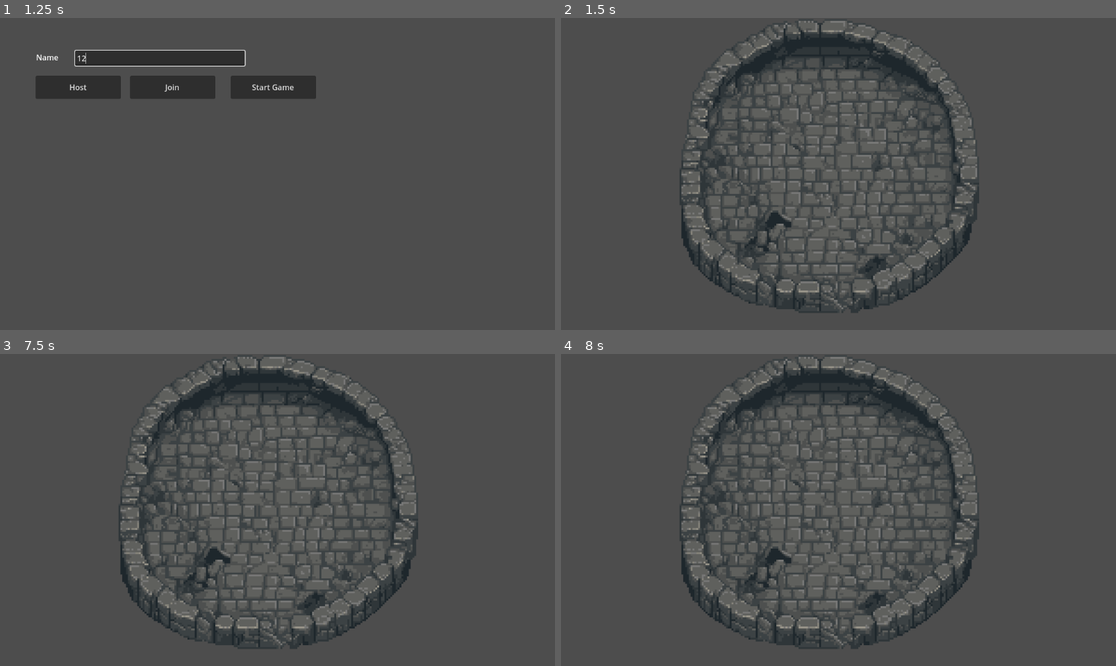
Above: before the commit, frames 1-4 (two rows, left to right).
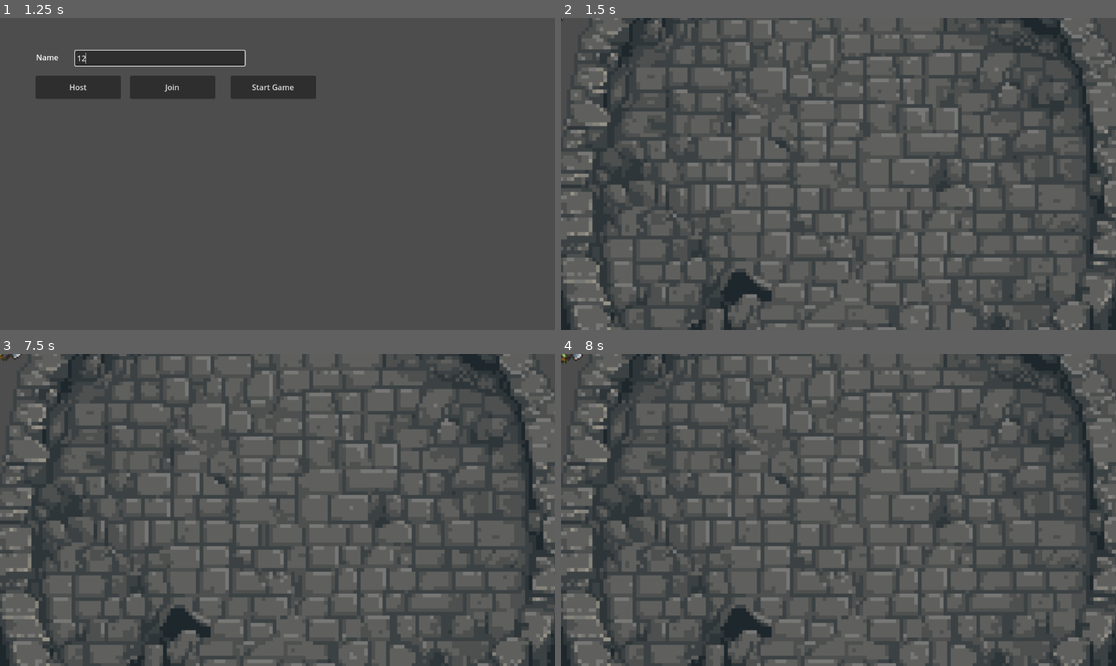
Above: after the commit, the same moments.

Repository: ClaySamuelC/mPact
Game: Godot game, scene res://multi/multiplayerScene.tscn
The game is run twice, just before and just after one commit, with the same random seed, the same clock (stepped at 60 frames per second) and the same inputs. The engine's default icon, where the game draws it, is replaced by a stand-in: a white triangle on a blue panel in a dark square.
Inputs (mouse positions are in pixels of both pictures, inside the frame that each line leads up to):
- Up to frame 1 (1.25 s): click (160, 58) at 0.52 s; type "12" at 0.6 s
- Up to frame 2 (1.5 s): click "Start Game" at 1.25 s
- Up to frame 3 (7.5 s): tap Enter at 2, 3.5, 5 s; move the mouse to (399, 494) at 2.02 s; hold Right (ui_right) 2.03-2.78 s; hold E (Charge, bound only after the commit) 2.03-2.78 s; click (399, 494) at 2.1 s; tap Space at 2.75, 4.25, 5.75 s; move the mouse to (166, 525) at 2.77 s; hold Down (ui_down) 2.78-3.53 s; tap E (Charge, bound only after the commit) every 1.5 s from 2.85 to 7.35 s; click (166, 525) at 3.05 s; move the mouse to (333, 441) at 3.52 s; hold Right (ui_right) 3.53-4.28 s; hold E (Charge, bound only after the commit) 3.53-4.28 s; click (333, 441) at 3.6 s; move the mouse to (249, 572) at 4.27 s; hold Up (ui_up) 4.28-5.03 s; click (249, 572) at 4.55 s; move the mouse to (444, 556) at 5.02 s; hold E (Charge, bound only after the commit) 5.03-5.78 s; hold Left (ui_left) 5.03-6.53 s; click (444, 556) at 5.1 s; move the mouse to (111, 463) at 5.77 s; click (111, 463) at 6.05 s; move the mouse to (305, 510) at 6.52 s; hold Down (ui_down) 6.53-7.28 s; hold E (Charge, bound only after the commit) 6.53-7.28 s; click (305, 510) at 6.6 s; move the mouse to (194, 432) at 7.27 s; hold Right (ui_right) from 7.28 s (still down)
- Up to frame 4 (8 s): keep holding Right (ui_right); click (755, 432) at 7.55 s

Frame 1 is identical in both runs. In frame 2, 27% of the frame differs, in the area x 0-100%, y 0-100%; in frame 3, 27%; in frame 4, 27%.

Commit message:
pjhero first pass

Diff:
--- /dev/null
+++ b/multi/PjHero.gd
@@ -0,0 +1,96 @@
+extends CharacterBody2D
+
+var startingHealth = 100
+var currentHealth = startingHealth
+
+var startingDamage = 1
+var currentDamage = startingDamage
+
+const SPEED = 300.0
+# Get the gravity from the project settings to be synced with RigidBody nodes.
+var syncPos = Vector2(0,0)
+var syncRot = 0
+var uninteruptable_animations = ["attack","attack_Left","charging"]
+var left = false
+@onready var animationPlayer = $AnimationPlayer
+
+var chargeTick = 0
+var chargeTickTimer = 20
+
+
+
+func _ready():
+	add_to_group("baddies")
+	$MultiplayerSynchronizer.set_multiplayer_authority(str(name).to_int())
+
+func _physics_process(delta):
+	charge_up()
+	handle_flipping()
+	if $MultiplayerSynchronizer.get_multiplayer_authority() == multiplayer.get_unique_id():
+		syncPos = global_position
+		syncRot = rotation_degrees
+		if Input.is_action_just_pressed("Fire"):
+			fire.rpc()
+		# Get the input direction and handle the movement/deceleration.
+		# As good practice, you should replace UI actions with custom gameplay actions.
+		var direction = Input.get_axis("ui_left", "ui_right")
+		var direction_updown = Input.get_axis("ui_up", "ui_down")
+		if direction:
+			velocity.x = direction * SPEED
+		else:
+			velocity.x = move_toward(velocity.x, 0, SPEED)
+		if direction_updown:
+			velocity.y = direction_updown * SPEED
+		else:
+			velocity.y = move_toward(velocity.y, 0, SPEED)
+		move_and_slide()
+		if uninteruptable_animations.find(animationPlayer.current_animation) == -1 :
+			if velocity.x != 0 or velocity.y != 0:
+				animationPlayer.play("run")
+			else:
+				animationPlayer.play("idle")
+	else:
+		global_position = global_position.lerp(syncPos, .5)
+		rotation_degrees = lerpf(rotation_degrees, syncRot, .5)
+
+@rpc("any_peer","call_local")
+func fire():
+	if uninteruptable_animations.find(animationPlayer.current_animation) == -1 :
+		if left:
+			animationPlayer.play("attack_Left")
+			animationPlayer.queue("idle")
+		else:
+			animationPlayer.play("attack")
+			animationPlayer.queue("idle")
+		pass
+
+func takeDamage(damage: int):
+	currentHealth -= damage
+	if currentHealth < 0:
+		print("I dieeeed")
+	pass
+
+func _on_axe_area_body_entered(body: Node2D) -> void:
+	if body != self:
+		body.takeDamage(currentDamage)
+		print("you've been hit")
+	pass # Replace with function body.
+
+func handle_flipping():
+	if Input.is_action_just_pressed("ui_left"):
+		left = true
+		$CollisionShape2D/Orc.flip_h = true
+	if Input.is_action_just_pressed("ui_right"):
+		left = false
+		$CollisionShape2D/Orc.flip_h = false
+
+func charge_up():
+	if Input.is_action_pressed("Charge"):#TODO Replace with charge
+		animationPlayer.play("charging")
+		animationPlayer.queue("idle")
+		chargeTick += 1
+		if chargeTick >= chargeTickTimer:
+			currentDamage += 1
+			chargeTick = 0
+			self.scale += Vector2(.2,.2)
+	#if tick = tick_timer damage += 1 scale = scale +.5
--- a/multi/player.gd
+++ b/multi/player.gd
@@ -22,10 +22,15 @@
 		# Get the input direction and handle the movement/deceleration.
 		# As good practice, you should replace UI actions with custom gameplay actions.
 		var direction = Input.get_axis("ui_left", "ui_right")
+		var direction_updown = Input.get_axis("ui_up", "ui_down")
 		if direction:
 			velocity.x = direction * SPEED
 		else:
 			velocity.x = move_toward(velocity.x, 0, SPEED)
+		if direction_updown:
+			velocity.y = direction_updown * SPEED
+		else:
+			velocity.y = move_toward(velocity.y, 0, SPEED)
 
 		move_and_slide()
 	else:
--- a/multi/testScene.tscn
+++ b/multi/testScene.tscn
@@ -2,12 +2,12 @@
 
 [ext_resource type="Texture2D" uid="uid://bh4xilvgu3miq" path="res://multi/icon.svg" id="1_0m6ke"]
 [ext_resource type="Script" uid="uid://djqaxi6tj1xms" path="res://multi/SceneManager.gd" id="1_br64h"]
-[ext_resource type="PackedScene" uid="uid://cwld7ti0ms68j" path="res://multi/player.tscn" id="2_7bveh"]
 [ext_resource type="Texture2D" uid="uid://bjs3d6l1epir2" path="res://arenaTopDownBattleField.png" id="4_fc2wf"]
+[ext_resource type="PackedScene" uid="uid://c31hfc77ov24a" path="res://pj_hero.tscn" id="5_xmuhs"]
 
 [node name="Node2D" type="Node2D"]
 script = ExtResource("1_br64h")
-PlayerScene = ExtResource("2_7bveh")
+PlayerScene = ExtResource("5_xmuhs")
 
 [node name="StaticBody2D" type="StaticBody2D" parent="."]
 
@@ -26,6 +26,9 @@
 position = Vector2(729, 320)
 
 [node name="ArenaTopDownBattleField" type="Sprite2D" parent="."]
-position = Vector2(555, 292)
-scale = Vector2(0.643663, 0.643663)
+position = Vector2(589, 308)
+scale = Vector2(1.26508, 1.26508)
 texture = ExtResource("4_fc2wf")
+
+[node name="PJHero" parent="." instance=ExtResource("5_xmuhs")]
+position = Vector2(282, 319)
--- /dev/null
+++ b/pj_hero.tscn
@@ -0,0 +1,301 @@
+[gd_scene load_steps=14 format=3 uid="uid://c31hfc77ov24a"]
+
+[ext_resource type="Script" uid="uid://bd5xyii8fpjkl" path="res://multi/PjHero.gd" id="1_bwn2p"]
+[ext_resource type="Texture2D" uid="uid://clmbltglwr2a1" path="res://Characters(100x100)/Orc/Orc/Orc.png" id="2_nolfa"]
+[ext_resource type="Texture2D" uid="uid://c7uoa8we1wmya" path="res://Fire.png" id="3_bwn2p"]
+
+[sub_resource type="RectangleShape2D" id="RectangleShape2D_m1yx7"]
+size = Vector2(24, 26)
+
+[sub_resource type="SceneReplicationConfig" id="SceneReplicationConfig_c85fd"]
+properties/0/path = NodePath(".:position")
+properties/0/spawn = false
+properties/0/replication_mode = 0
+properties/1/path = NodePath("GunRotation:rotation")
+properties/1/spawn = true
+properties/1/replication_mode = 1
+properties/2/path = NodePath(".:syncPos")
+properties/2/spawn = true
+properties/2/replication_mode = 1
+properties/3/path = NodePath(".:syncRot")
+properties/3/spawn = true
+properties/3/replication_mode = 1
+
+[sub_resource type="Animation" id="Animation_nolfa"]
+resource_name = "idle"
+length = 0.600003
+loop_mode = 1
+tracks/0/type = "value"
+tracks/0/imported = false
+tracks/0/enabled = true
+tracks/0/path = NodePath("CollisionShape2D/Orc:frame")
+tracks/0/interp = 1
+tracks/0/loop_wrap = true
+tracks/0/keys = {
+"times": PackedFloat32Array(0, 0.1, 0.2, 0.3, 0.4, 0.5),
+"transitions": PackedFloat32Array(1, 1, 1, 1, 1, 1),
+"update": 1,
+"values": [0, 1, 2, 3, 4, 5]
+}
+tracks/1/type = "value"
+tracks/1/imported = false
+tracks/1/enabled = true
+tracks/1/path = NodePath("Fire:visible")
+tracks/1/interp = 1
+tracks/1/loop_wrap = true
+tracks/1/keys = {
+"times": PackedFloat32Array(0),
+"transitions": PackedFloat32Array(1),
+"update": 1,
+"values": [false]
+}
+
+[sub_resource type="Animation" id="Animation_bwn2p"]
+length = 0.001
+tracks/0/type = "value"
+tracks/0/imported = false
+tracks/0/enabled = true
+tracks/0/path = NodePath("AxeArea/AxeHitbox:position")
+tracks/0/interp = 1
+tracks/0/loop_wrap = true
+tracks/0/keys = {
+"times": PackedFloat32Array(0),
+"transitions": PackedFloat32Array(1),
+"update": 0,
+"values": [Vector2(8, 1.5)]
+}
+tracks/1/type = "value"
+tracks/1/imported = false
+tracks/1/enabled = true
+tracks/1/path = NodePath("CollisionShape2D/Orc:frame")
+tracks/1/interp = 1
+tracks/1/loop_wrap = true
+tracks/1/keys = {
+"times": PackedFloat32Array(0),
+"transitions": PackedFloat32Array(1),
+"update": 1,
+"values": [8]
+}
+tracks/2/type = "value"
+tracks/2/imported = false
+tracks/2/enabled = true
+tracks/2/path = NodePath("CollisionShape2D/Orc:flip_h")
+tracks/2/interp = 1
+tracks/2/loop_wrap = true
+tracks/2/keys = {
+"times": PackedFloat32Array(0),
+"transitions": PackedFloat32Array(1),
+"update": 1,
+"values": [true]
+}
+tracks/3/type = "value"
+tracks/3/imported = false
+tracks/3/enabled = true
+tracks/3/path = NodePath("Fire:visible")
+tracks/3/interp = 1
+tracks/3/loop_wrap = true
+tracks/3/keys = {
+"times": PackedFloat32Array(0),
+"transitions": PackedFloat32Array(1),
+"update": 1,
+"values": [true]
+}
+tracks/4/type = "value"
+tracks/4/imported = false
+tracks/4/enabled = true
+tracks/4/path = NodePath("Fire:frame")
+tracks/4/interp = 1
+tracks/4/loop_wrap = true
+tracks/4/keys = {
+"times": PackedFloat32Array(0),
+"transitions": PackedFloat32Array(1),
+"update": 1,
+"values": [0]
+}
+
+[sub_resource type="Animation" id="Animation_8o2n6"]
+resource_name = "run"
+length = 0.200003
+loop_mode = 1
+tracks/0/type = "value"
+tracks/0/imported = false
+tracks/0/enabled = true
+tracks/0/path = NodePath("CollisionShape2D/Orc:frame")
+tracks/0/interp = 1
+tracks/0/loop_wrap = true
+tracks/0/keys = {
+"times": PackedFloat32Array(3.72529e-09, 0.0333333, 0.0666667, 0.1, 0.133333, 0.166667),
+"transitions": PackedFloat32Array(1, 1, 1, 1, 1, 1),
+"update": 1,
+"values": [8, 9, 10, 11, 13, 14]
+}
+
+[sub_resource type="Animation" id="Animation_81n31"]
+resource_name = "attack"
+length = 0.16667
+tracks/0/type = "value"
+tracks/0/imported = false
+tracks/0/enabled = true
+tracks/0/path = NodePath("CollisionShape2D/Orc:frame")
+tracks/0/interp = 1
+tracks/0/loop_wrap = true
+tracks/0/keys = {
+"times": PackedFloat32Array(0, 0.0333333, 0.0666667, 0.1, 0.133333),
+"transitions": PackedFloat32Array(1, 1, 1, 1, 1),
+"update": 1,
+"values": [17, 18, 19, 20, 21]
+}
+tracks/1/type = "value"
+tracks/1/imported = false
+tracks/1/enabled = true
+tracks/1/path = NodePath("AxeArea/AxeHitbox:position")
+tracks/1/interp = 1
+tracks/1/loop_wrap = true
+tracks/1/keys = {
+"times": PackedFloat32Array(0, 0.0410545, 0.0783077, 0.0912323, 0.138369),
+"transitions": PackedFloat32Array(1, 1, 1, 1, 1),
+"update": 1,
+"values": [Vector2(7, -6), Vector2(-7, -11), Vector2(11.5, -1), Vector2(11.5, 5.5), Vector2(10.5, 5.5)]
+}
+tracks/2/type = "value"
+tracks/2/imported = false
+tracks/2/enabled = true
+tracks/2/path = NodePath("CollisionShape2D/Orc:flip_h")
+tracks/2/interp = 1
+tracks/2/loop_wrap = true
+tracks/2/keys = {
+"times": PackedFloat32Array(0),
+"transitions": PackedFloat32Array(1),
+"update": 1,
+"values": [false]
+}
+
+[sub_resource type="Animation" id="Animation_24ppk"]
+resource_name = "attack_Left"
+length = 0.16667
+tracks/0/type = "value"
+tracks/0/imported = false
+tracks/0/enabled = true
+tracks/0/path = NodePath("CollisionShape2D/Orc:frame")
+tracks/0/interp = 1
+tracks/0/loop_wrap = true
+tracks/0/keys = {
+"times": PackedFloat32Array(0, 0.0333333, 0.0666667, 0.1, 0.133333),
+"transitions": PackedFloat32Array(1, 1, 1, 1, 1),
+"update": 1,
+"values": [17, 18, 19, 20, 21]
+}
+tracks/1/type = "value"
+tracks/1/imported = false
+tracks/1/enabled = true
+tracks/1/path = NodePath("AxeArea/AxeHitbox:position")
+tracks/1/interp = 1
+tracks/1/loop_wrap = true
+tracks/1/keys = {
+"times": PackedFloat32Array(0, 0.0333333, 0.0666667, 0.1, 0.133333),
+"transitions": PackedFloat32Array(1, 1, 1, 1, 1),
+"update": 1,
+"values": [Vector2(-7, -6), Vector2(7, -11), Vector2(-11.5, -1), Vector2(-11.5, 5.5), Vector2(-10.5, 5.5)]
+}
+tracks/2/type = "value"
+tracks/2/imported = false
+tracks/2/enabled = true
+tracks/2/path = NodePath("CollisionShape2D/Orc:flip_h")
+tracks/2/interp = 1
+tracks/2/loop_wrap = true
+tracks/2/keys = {
+"times": PackedFloat32Array(0),
+"transitions": PackedFloat32Array(1),
+"update": 1,
+"values": [true]
+}
+
+[sub_resource type="Animation" id="Animation_tqki8"]
+resource_name = "charging"
+length = 0.733337
+tracks/0/type = "value"
+tracks/0/imported = false
+tracks/0/enabled = true
+tracks/0/path = NodePath("CollisionShape2D/Orc:frame")
+tracks/0/interp = 1
+tracks/0/loop_wrap = true
+tracks/0/keys = {
+"times": PackedFloat32Array(0, 0.0666667, 0.166667, 0.266667, 0.366667, 0.466667, 0.566667, 0.666667),
+"transitions": PackedFloat32Array(1, 1, 1, 1, 1, 1, 1, 1),
+"update": 1,
+"values": [40, 41, 40, 41, 40, 41, 40, 41]
+}
+tracks/1/type = "value"
+tracks/1/imported = false
+tracks/1/enabled = true
+tracks/1/path = NodePath("Fire:visible")
+tracks/1/interp = 1
+tracks/1/loop_wrap = true
+tracks/1/keys = {
+"times": PackedFloat32Array(0, 0.733337),
+"transitions": PackedFloat32Array(1, 1),
+"update": 1,
+"values": [true, false]
+}
+tracks/2/type = "value"
+tracks/2/imported = false
+tracks/2/enabled = true
+tracks/2/path = NodePath("Fire:frame")
+tracks/2/interp = 1
+tracks/2/loop_wrap = true
+tracks/2/keys = {
+"times": PackedFloat32Array(0, 0.0666667, 0.133333, 0.2, 0.266667, 0.333333, 0.4, 0.466667, 0.533333, 0.6, 0.666667, 0.733333),
+"transitions": PackedFloat32Array(1, 1, 1, 1, 1, 1, 1, 1, 1, 1, 1, 1),
+"update": 1,
+"values": [0, 1, 2, 3, 4, 5, 0, 1, 2, 3, 4, 5]
+}
+
+[sub_resource type="AnimationLibrary" id="AnimationLibrary_8o2n6"]
+_data = {
+&"RESET": SubResource("Animation_bwn2p"),
+&"attack": SubResource("Animation_81n31"),
+&"attack_Left": SubResource("Animation_24ppk"),
+&"charging": SubResource("Animation_tqki8"),
+&"idle": SubResource("Animation_nolfa"),
+&"run": SubResource("Animation_8o2n6")
+}
+
+[sub_resource type="RectangleShape2D" id="RectangleShape2D_nolfa"]
+size = Vector2(23, 15)
+
+[node name="PJHero" type="CharacterBody2D" groups=["Player"]]
+script = ExtResource("1_bwn2p")
+
+[node name="CollisionShape2D" type="CollisionShape2D" parent="."]
+shape = SubResource("RectangleShape2D_m1yx7")
+
+[node name="Orc" type="Sprite2D" parent="CollisionShape2D"]
+texture = ExtResource("2_nolfa")
+flip_h = true
+hframes = 8
+vframes = 6
+frame = 8
+
+[node name="MultiplayerSynchronizer" type="MultiplayerSynchronizer" parent="."]
+replication_interval = 0.1
+delta_interval = 0.1
+replication_config = SubResource("SceneReplicationConfig_c85fd")
+
+[node name="AnimationPlayer" type="AnimationPlayer" parent="."]
+libraries = {
+&"": SubResource("AnimationLibrary_8o2n6")
+}
+
+[node name="AxeArea" type="Area2D" parent="."]
+
+[node name="AxeHitbox" type="CollisionShape2D" parent="AxeArea"]
+position = Vector2(8, 1.5)
+shape = SubResource("RectangleShape2D_nolfa")
+
+[node name="Fire" type="Sprite2D" parent="."]
+position = Vector2(-1.52588e-05, -23)
+scale = Vector2(0.207031, 0.207031)
+texture = ExtResource("3_bwn2p")
+hframes = 7
+
+[connection signal="body_entered" from="AxeArea" to="." method="_on_axe_area_body_entered"]
--- a/project.godot
+++ b/project.godot
@@ -25,3 +25,8 @@
 "events": [Object(InputEventMouseButton,"resource_local_to_scene":false,"resource_name":"","device":-1,"window_id":0,"a …(257 unchanged characters)…
 ]
 }
+Charge={
+"deadzone": 0.2,
+"events": [Object(InputEventKey,"resource_local_to_scene":false,"resource_name":"","device":-1,"window_id":0,"alt_pressed":false,"shift_pressed":false,"ctrl_pressed":false,"meta_pressed":false,"pressed":false,"keycode":0,"physical_keycode":69,"key_label":0,"unicode":101,"location":0,"echo":false,"script":null)
+]
+}
Binary file added: Characters(100x100)/Orc/Orc with shadows/Orc-Attack01.png
Not shown, added: Characters(100x100)/Orc/Orc with shadows/Orc-Attack01.png.import
Binary file added: Characters(100x100)/Orc/Orc with shadows/Orc-Attack02.png
Not shown, added: Characters(100x100)/Orc/Orc with shadows/Orc-Attack02.png.import
Binary file added: Characters(100x100)/Orc/Orc with shadows/Orc-Death.png
Not shown, added: Characters(100x100)/Orc/Orc with shadows/Orc-Death.png.import
Binary file added: Characters(100x100)/Orc/Orc with shadows/Orc-Hurt.png
Not shown, added: Characters(100x100)/Orc/Orc with shadows/Orc-Hurt.png.import
Binary file added: Characters(100x100)/Orc/Orc with shadows/Orc-Idle.png
Not shown, added: Characters(100x100)/Orc/Orc with shadows/Orc-Idle.png.import
Binary file added: Characters(100x100)/Orc/Orc with shadows/Orc-Walk.png
Not shown, added: Characters(100x100)/Orc/Orc with shadows/Orc-Walk.png.import
(and 82 more such lines)
